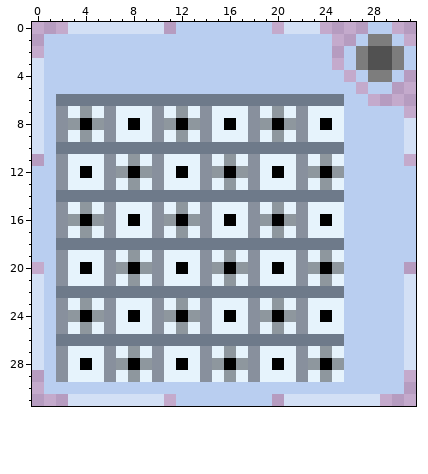
One commit to this pixel-art sprite: Icons/Mineswapper.png. Above, as it was before the edit.
The file is 32x32 pixels.
Now the later version:
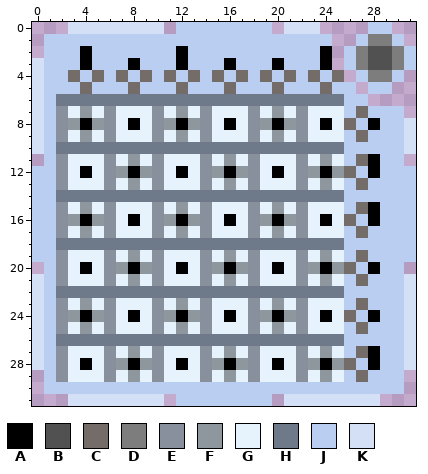
Palette (. is transparent): A #000000  B #515151  C #736c69  D #7d7d7d  E #88909d  F #8e979e  G #e6f3fc  H #6e7a8a  J #b9cef0  K #d3e0f5
From old to new:
Colour J becomes colour A in row 2 at x 4, 12 and 24; in row 3 at x 4, 8, 12, 16, 20 and 24; in row 8 at x 28; in rows 11 to 12 at x 28; in rows 15 to 16 at x 28; in row 20 at x 28.
Colour J becomes colour A in row 24 at x 28; in rows 27 to 28 at x 28.
Colour J becomes colour C in row 4 at x 3, 5, 7, 9, 11, 13, 15, 17, 19, 21, 23 and 25; in row 5 at x 4, 8, 12, 16, 20 and 24; in row 7 at x 27; in row 8 at x 26; in row 9 at x 27; in row 11 at x 27.
Colour J becomes colour C in row 12 at x 26; in row 13 at x 27; in row 15 at x 27; in row 16 at x 26; in row 17 at x 27; in row 19 at x 27.
Colour J becomes colour C in row 20 at x 26; in row 21 at x 27; in row 23 at x 27; in row 24 at x 26; in row 25 at x 27; in row 27 at x 27.
Colour J becomes colour C in row 28 at x 26; in row 29 at x 27.
Pixel boxes of the changes (left, top, right, bottom) in both pictures:
changed: (68, 46, 380, 382)
